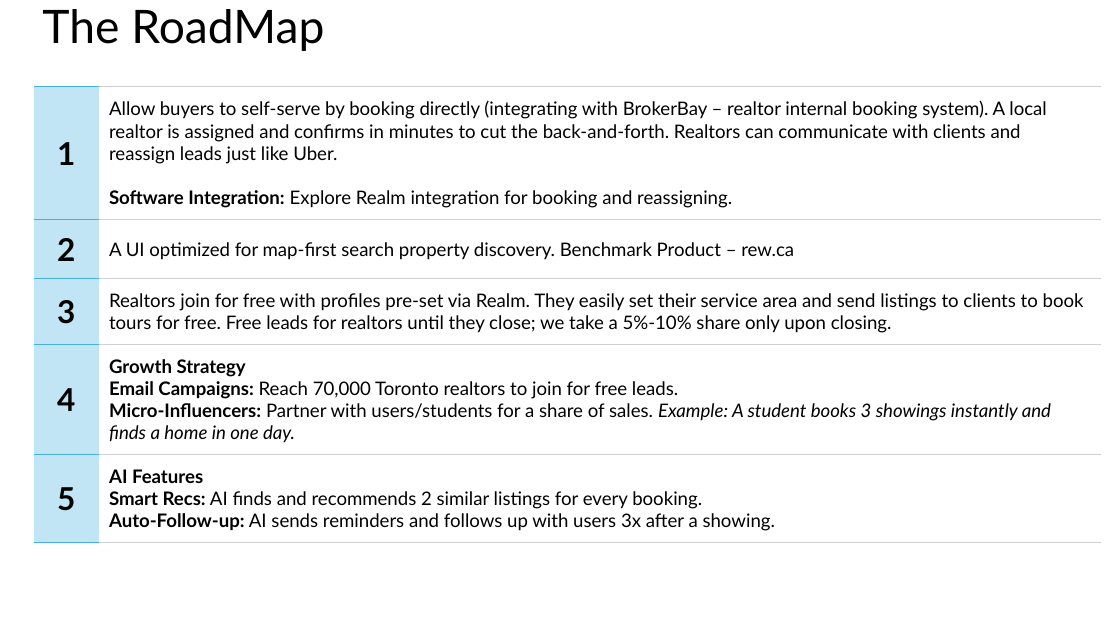
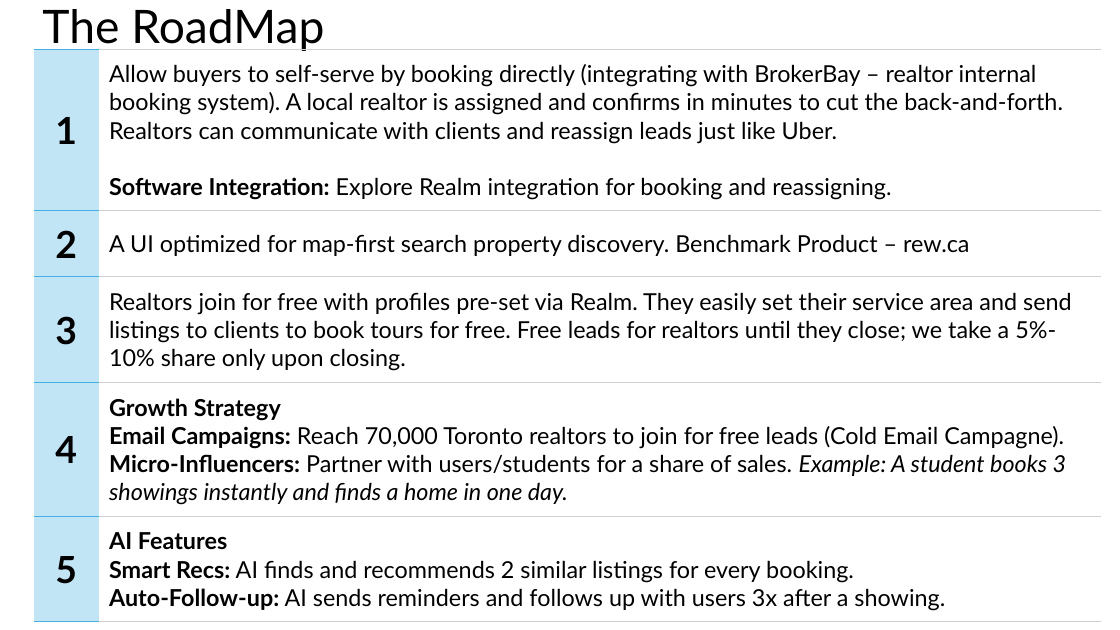
Before and after one commit to juli20008/yillow, a slide deck: slide 4 of Yollow.pptx. Drawn at 1120x630 pixels with LibreOffice and Linux fonts; fonts in the diff are those of the drawing. Boxes give left, top, right and bottom in pixels: in the first picture for what was removed or moved away, otherwise in the second. Text is boxed around its words. In the diff, an @@ line names an element or a change of style, - is before the commit and + after.

```diff
--- a/Yollow.pptx
+++ b/Yollow.pptx
@@ table at (34, 49, 1102, 619) @@
-row 4, column 2: Growth Strategy / Email Campaigns: Reach 70,000 Toronto realtors to join for free leads. / Micro-Influencers: Partner with users/students for a share of sales. Example: A student books 3 showings instantly and finds a home in one day.
+row 4, column 2: Growth Strategy / Email Campaigns: Reach 70,000 Toronto realtors to join for free leads (Cold Email Campagne). / Micro-Influencers: Partner with users/students for a share of sales. Example: A student books 3 showings instantly and finds a home in one day.
@@ size 27 to 32 pt in "1", "2", "3", "4" and 1 more places @@
@@ size 16 to 20 pt in "Allow buyers to self-serve by booking directly ...", "Software Integration: Explore Realm integration for booking ...", "A UI optimized for map-first search property ...", "Realtors join for free with profiles pre-set ..." and 3 more places @@
@@ table: place and size @@
-table at (34, 87, 1102, 544)
+table at (34, 49, 1102, 619)
```
Also in this commit, not shown: 2 other slides changed, 3 other files.
